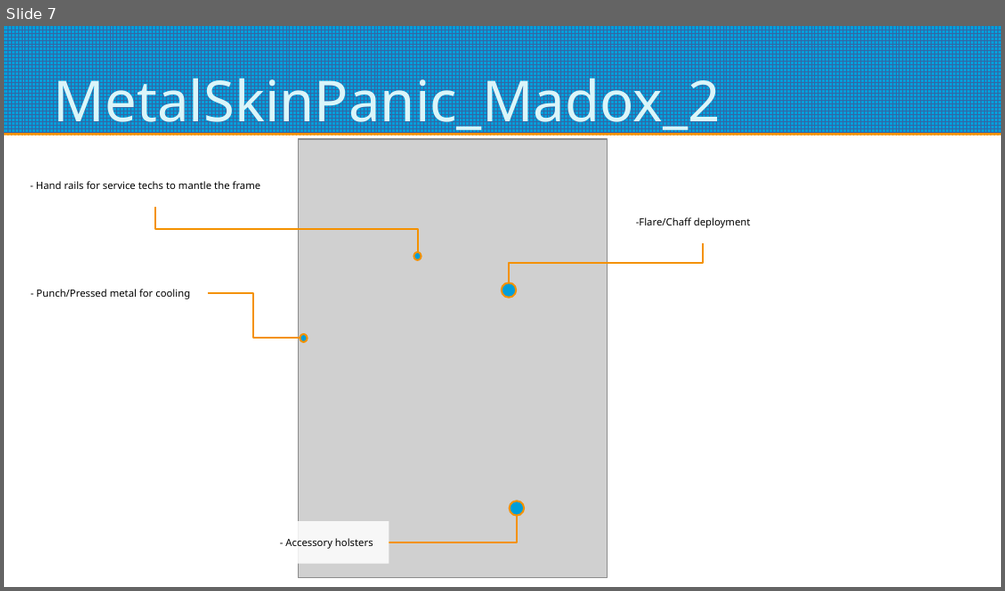
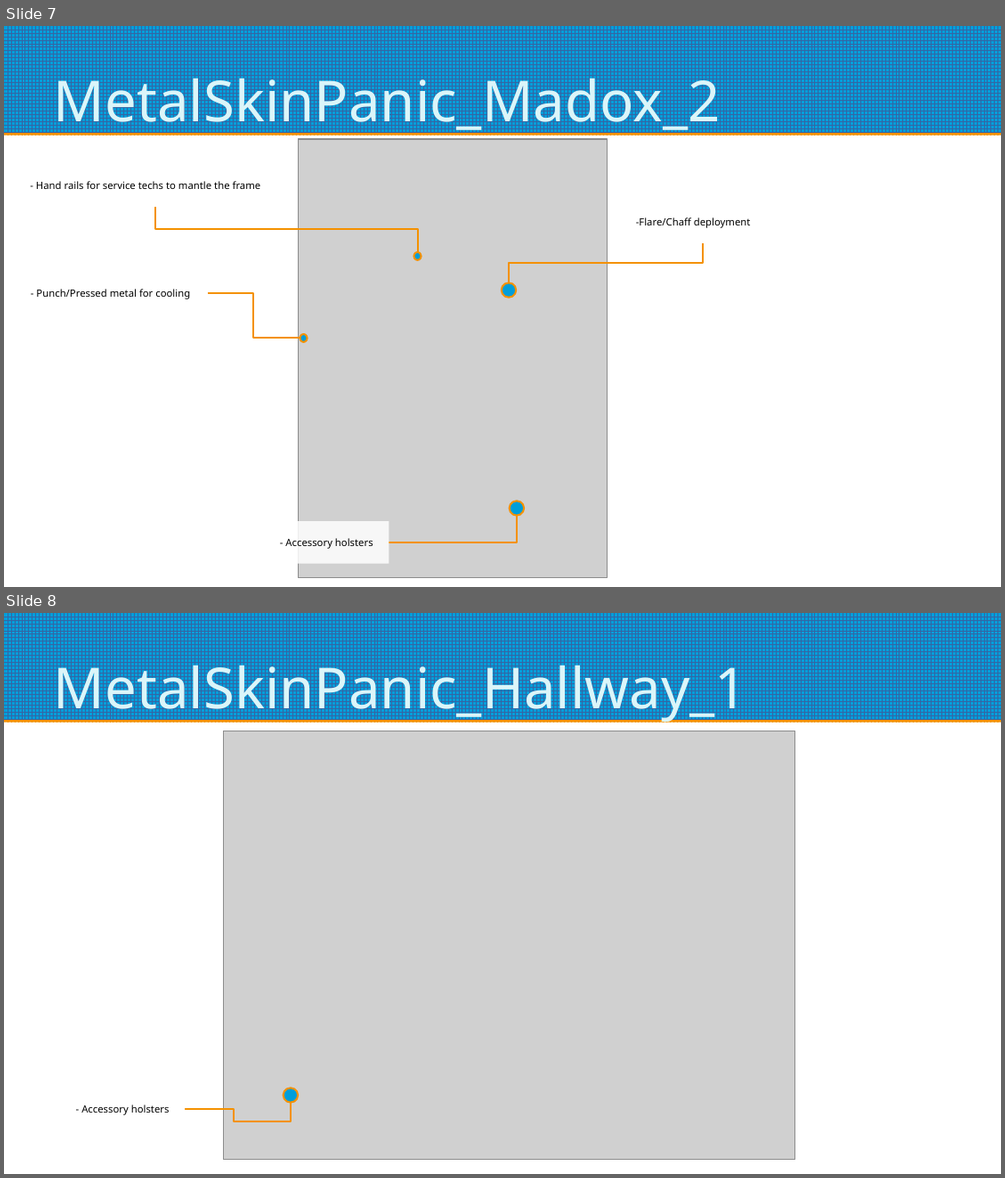
Before and after one commit to BarelyFunctionalCode/codename-uncapped, a slide deck: ArtReferences/Master Art Reference.odp. Shown one above the other, each under a label of ours: slide 7 before the commit, slides 7 and 8 after it. The pictures are 1005x591 and 1005x1178 pixels, drawn with LibreOffice and Linux fonts; fonts in the diff are those of the drawing; grey boxes stand for pictures. Boxes give left, top, right and bottom in pixels: in the first picture for what was removed or moved away, otherwise in the second. Text is boxed around its words. In the diff, an @@ line names an element or a change of style, - is before the commit and + after.

```diff
--- a/ArtReferences/Master Art Reference.odp
+++ b/ArtReferences/Master Art Reference.odp
@@ slide 8 added at [4, 613, 1001, 1174], background #FFFFFF; not listed: 1 template element that a slide beside it also shows @@
@@ title added at [54, 655, 747, 723], 45 pt, text #DBF5F9 @@
+MetalSkinPanic_Hallway_1
@@ picture added at [224, 730, 795, 1159] @@
@@ ellipse added at [283, 1088, 298, 1103], fill #009EDA, outline #F49100 1.42 pt @@
@@ text added at [81, 1104, 170, 1115], 8 pt, text #000000 @@
+- Accessory holsters
@@ elbow line added from (185, 1109) to (291, 1103), #F49100 1.42 pt @@
```
Also in this commit, not shown: 4 other files.
